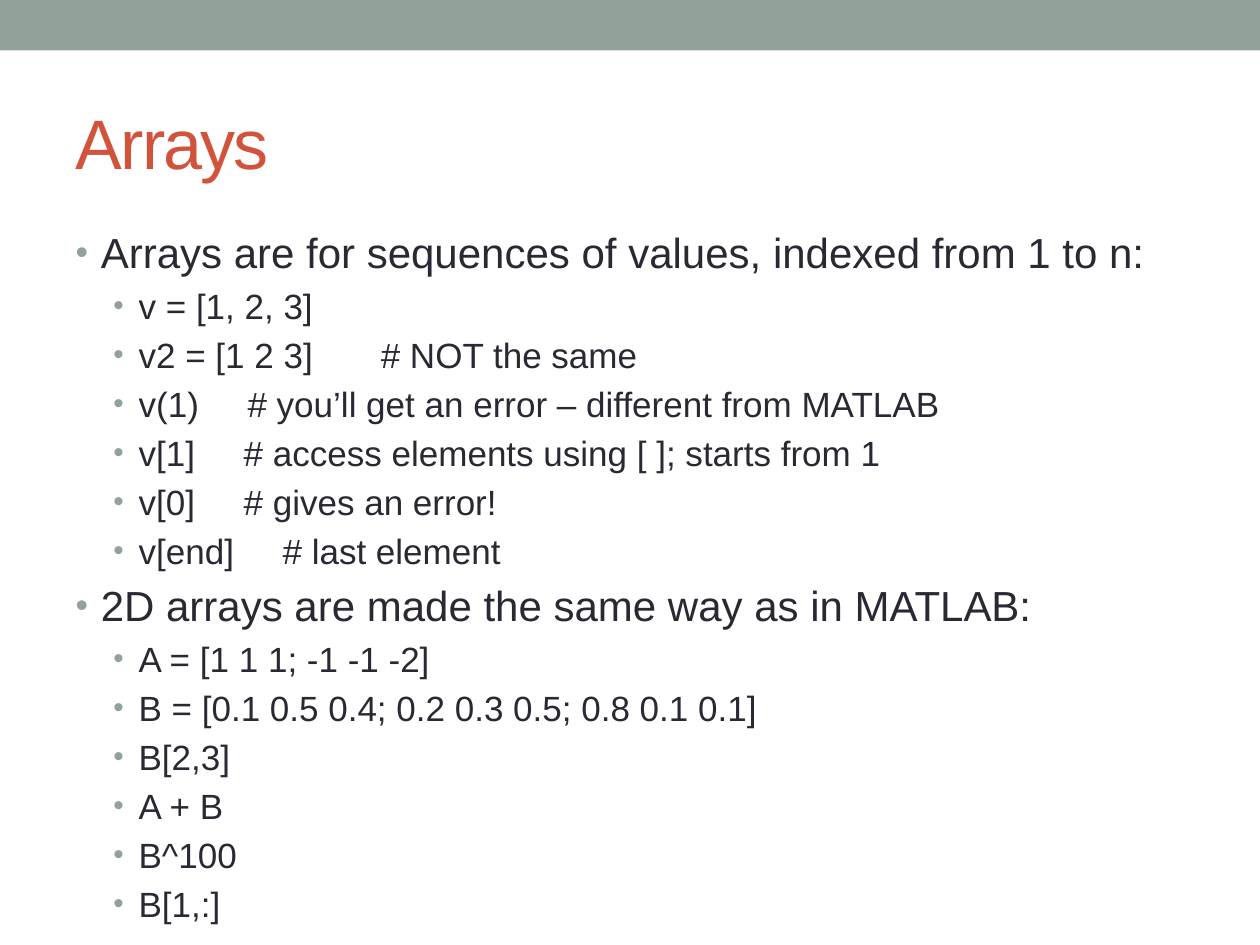
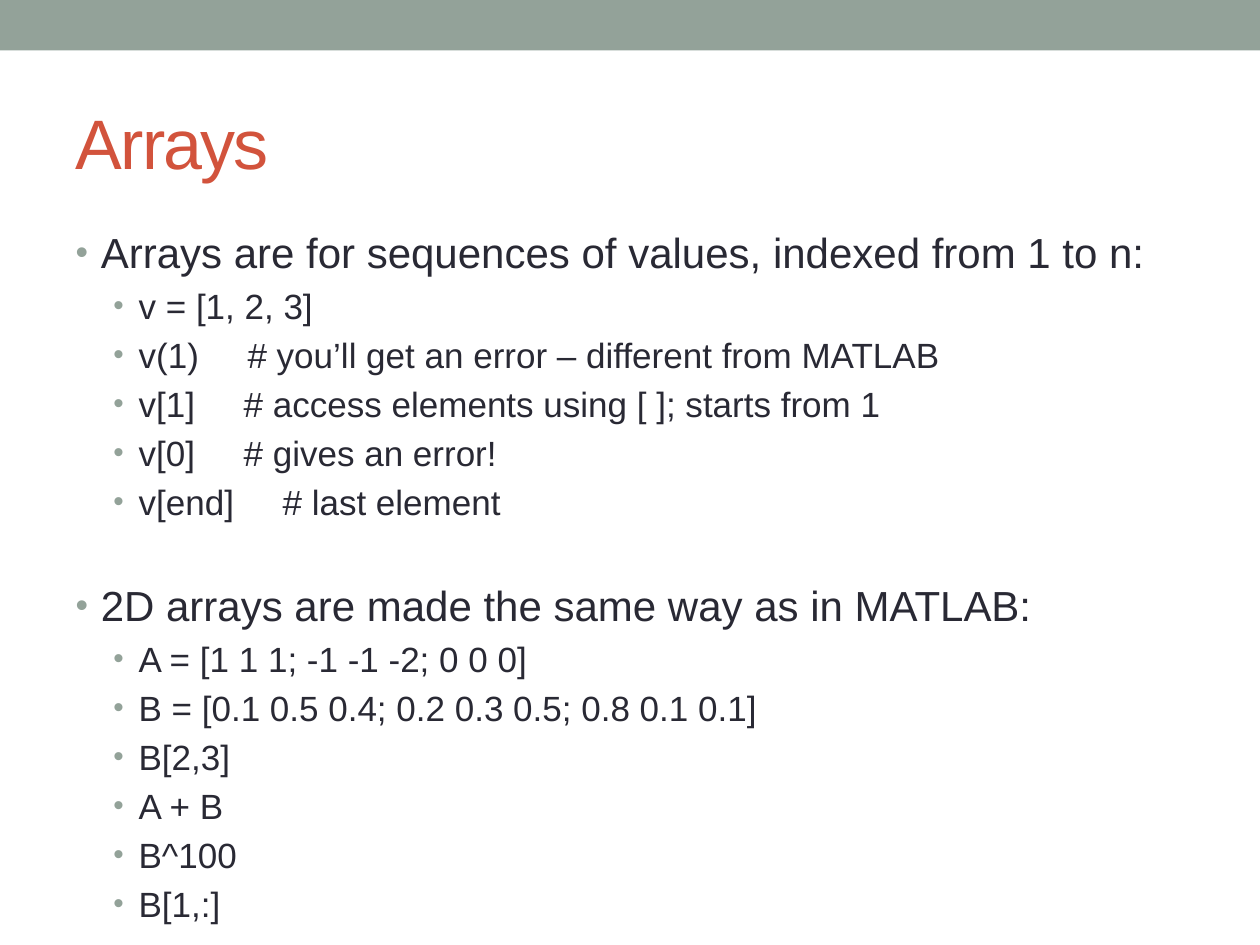
Before and after one commit to IainNZ/ORSoftwareTools2014, a slide deck: slide 9 of Modelling/LPModeling.pptx. Drawn at 1260x945 pixels with LibreOffice and Linux fonts; fonts in the diff are those of the drawing. Boxes give left, top, right and bottom in pixels: in the first picture for what was removed or moved away, otherwise in the second. Text is boxed around its words. In the diff, an @@ line names an element or a change of style, - is before the commit and + after.

```diff
--- a/Modelling/LPModeling.pptx
+++ b/Modelling/LPModeling.pptx
@@ text at bbox=[139, 342, 637, 375]: paragraph removed @@
-  • v2 = [1 2 3] # NOT the same
@@ text at bbox=[139, 646, 527, 678]: text changed @@
-  • A = [1 1 1; -1 -1 -2]
+  • A = [1 1 1; -1 -1 -2; 0 0 0]
```
Also in this commit, not shown: 6 other slides changed.
